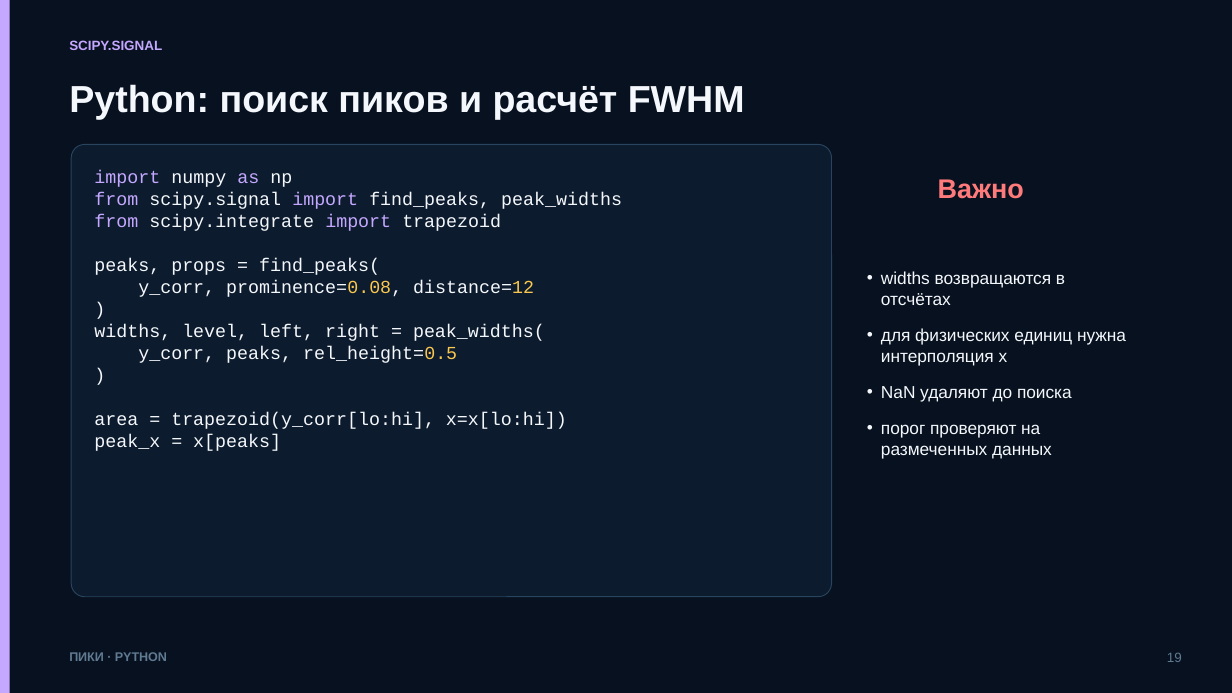
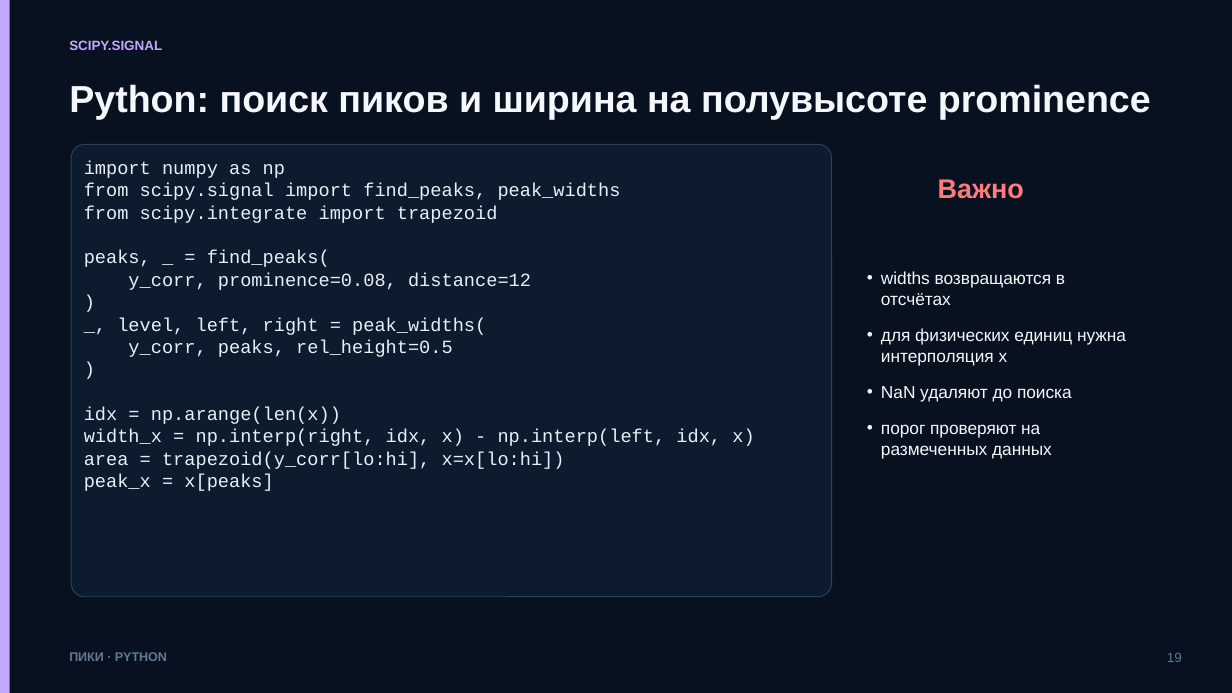
Before and after one commit to ashrpv/computer_science_in_nanoscience, a slide deck: slide 19 of slides/08-spectra_and_curves.pptx. Drawn at 1232x693 pixels with LibreOffice and Linux fonts; fonts in the diff are those of the drawing. Boxes give left, top, right and bottom in pixels: in the first picture for what was removed or moved away, otherwise in the second. Text is boxed around its words. In the diff, an @@ line names an element or a change of style, - is before the commit and + after.

Commit message:
Исправить иллюстрации и расчёты лекций 8–14 и добавить эталонные PDF

```diff
--- a/slides/08-spectra_and_curves.pptx
+++ b/slides/08-spectra_and_curves.pptx
@@ text at (69,84,1151,119): text changed @@
-Python: поиск пиков и расчёт FWHM
+Python: поиск пиков и ширина на полувысоте prominence
@@ text in rounded rectangle at (84,161,621,491): size 14.2 to 14.5 pt in "import numpy as np", "from scipy.signal import find_peaks, peak_widths", "from scipy.integrate import trapezoid", "y_corr, prominence=0.08, distance=12" and 5 more places; text colour #C4A7FF to #E6F0F6 in "import as", "from import", "from import"; text colour #F4F7FB to #E6F0F6 in "numpy np", "scipy.signal find_peaks, peak_widths", "scipy.integrate trapezoid", "y_corr, prominence=0.08, distance=12" and 5 more places; text colour #F9C74F to #E6F0F6 in "prominence=0.08, distance=12", "rel_height=0.5" @@
@@ text in rounded rectangle at (84,250,330,267): text changed; size 14.2 to 14.5 pt; text colour #F4F7FB to #E6F0F6 @@
-peaks, props = find_peaks(
+peaks, _ = find_peaks(
@@ text in rounded rectangle at (117,318,486,335): text changed; size 14.2 to 14.5 pt; text colour #F4F7FB to #E6F0F6 @@
-widths, level, left, right = peak_widths(
+_, level, left, right = peak_widths(
@@ text in rounded rectangle at (84,407,754,446): paragraphs added @@
+idx = np.arange(len(x))
+width_x = np.interp(right, idx, x) - np.interp(left, idx, x)
```
Also in this commit, not shown: 20 other slides changed, 24 other files.
